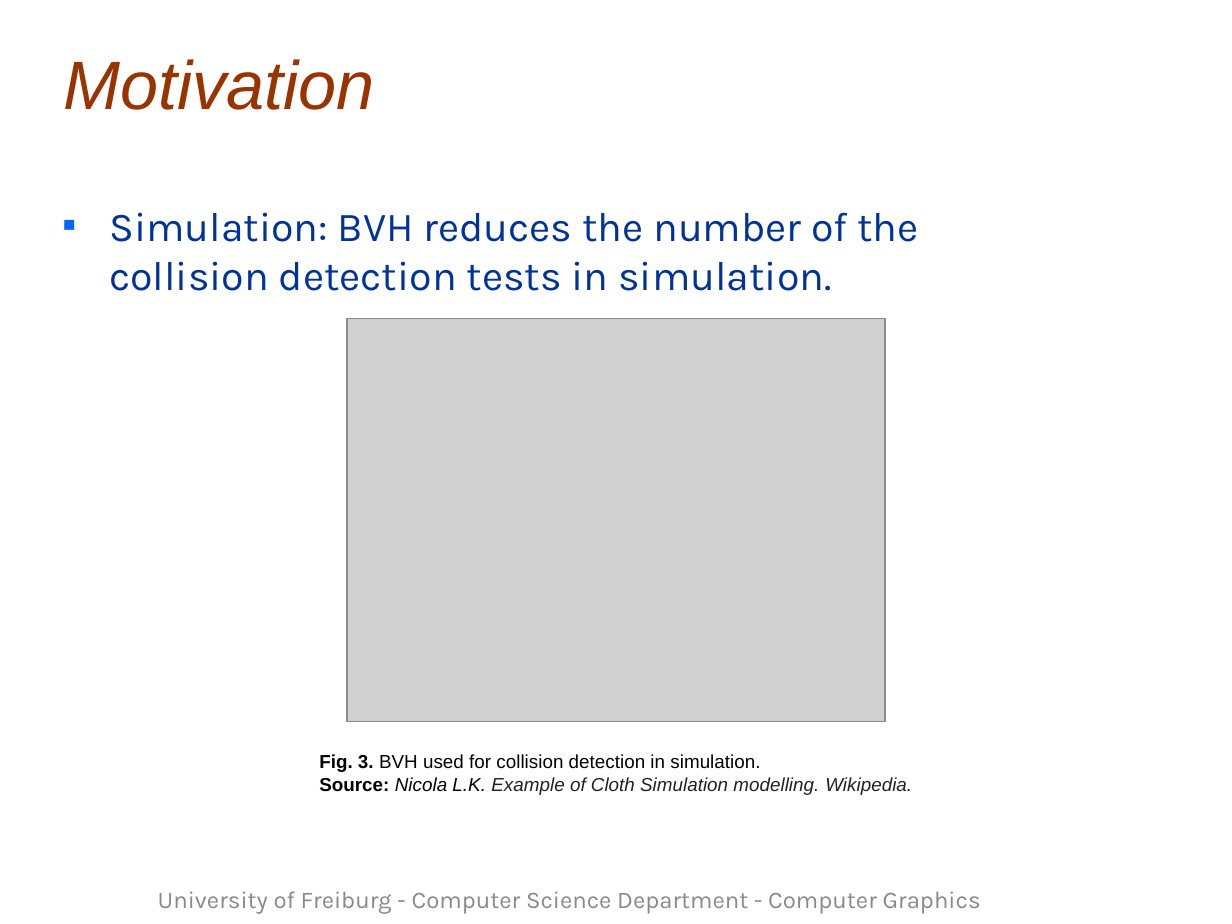
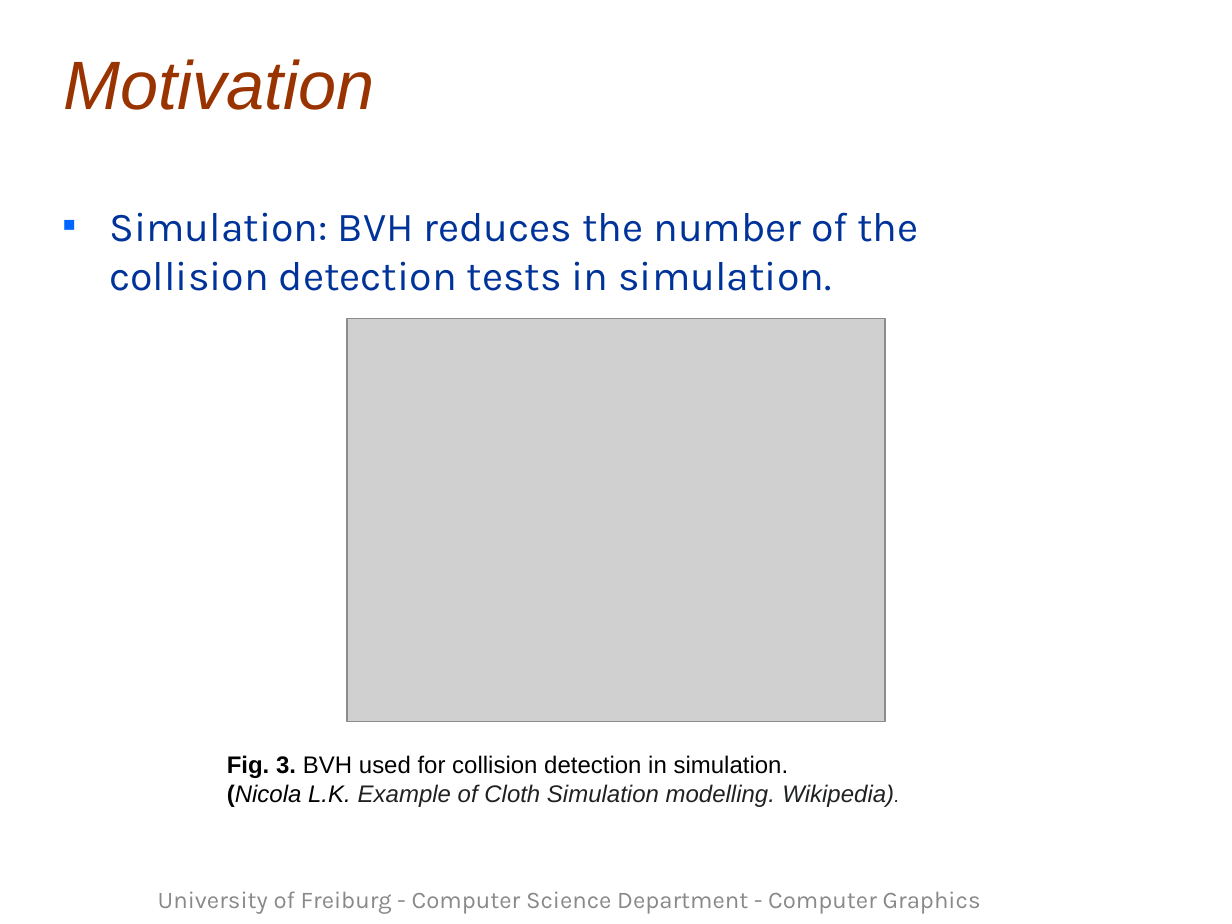
Before and after one commit to Alhajras/Raytracer, a slide deck: slide 7 of Seminar/template (1).ppt. Drawn at 1232x924 pixels with LibreOffice and Linux fonts; fonts in the diff are those of the drawing; grey boxes stand for pictures; background and template pictures are left out. Boxes give left, top, right and bottom in pixels: in the first picture for what was removed or moved away, otherwise in the second. Text is boxed around its words. In the diff, an @@ line names an element or a change of style, - is before the commit and + after.

```diff
--- a/Seminar/template (1).ppt
+++ b/Seminar/template (1).ppt
@@ text "Fig. 3. BVH used for ..." moved from (x1=319, y1=754, x2=912, y2=795) to (x1=227, y1=755, x2=894, y2=807) @@
@@ text at (x1=227, y1=755, x2=789, y2=778): size 11 to 14 pt in "Fig. 3. BVH used for collision detection ..." @@
@@ text at (x1=227, y1=784, x2=894, y2=807): text changed; size 11 to 14 pt @@
-Source: Nicola L.K. Example of Cloth Simulation modelling. Wikipedia.
+(Nicola L.K. Example of Cloth Simulation modelling. Wikipedia).
```
Also in this commit, not shown: 10 other slides changed, 3 slides added.
